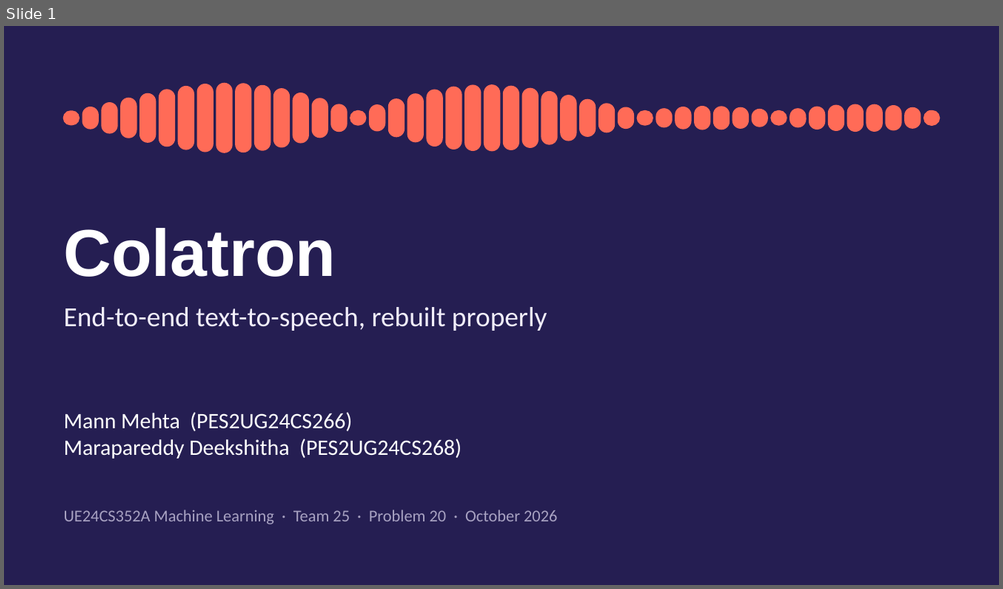
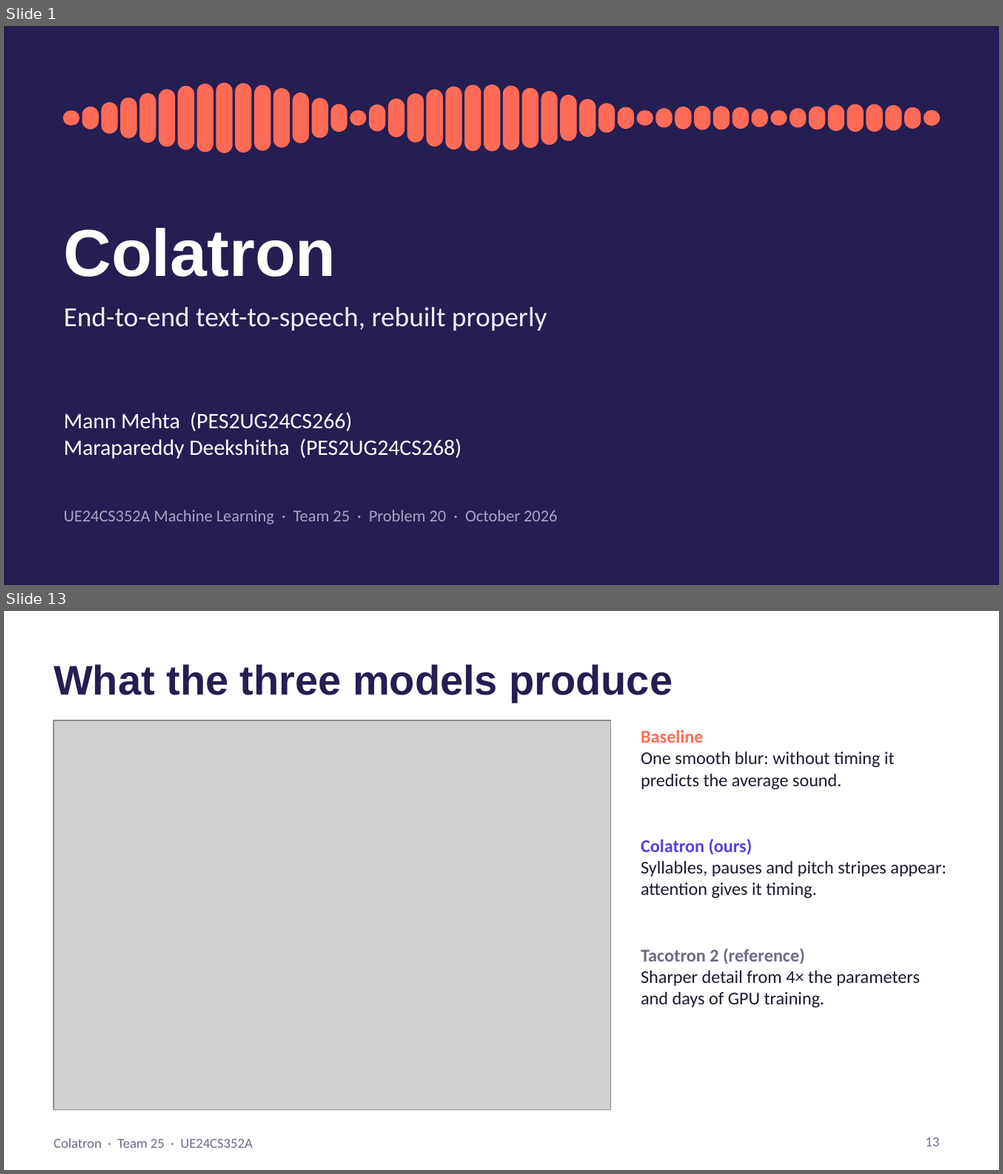
Before and after one commit to Mann0801/colatron-tts, a slide deck: report/Colatron_Slides.pptx. Shown one above the other, each under a label of ours: slide 1 before the commit, slides 1 and 13 after it; the slides between them are not shown. The pictures are 1003x589 and 1003x1174 pixels, drawn with LibreOffice and Linux fonts; fonts in the diff are those of the drawing; grey boxes stand for pictures. Boxes give left, top, right and bottom in pixels: in the first picture for what was removed or moved away, otherwise in the second. Text is boxed around its words. In the diff, an @@ line names an element or a change of style, - is before the commit and + after.

Commit message:
Add Colatron: seq2seq TTS with attention trained from scratch, intelligibility eval, final results
Colatron (src/models/colatron.py) is a Tacotron-style model with location-sensitive
attention, reduction factor 3 and a guided attention loss, trained from scratch on all
13,100 LJ Speech clips (step 5,000, 2.2 h: laptop CPU then a Colab T4 GPU).
eval/intelligibility.py scores every system with a wav2vec 2.0 recogniser: Colatron +
HiFi-GAN reaches 25% WER vs 100% for the no-attention baseline and 16% for the
pretrained Tacotron 2 reference. README, demo, slides and write-up updated.

```diff
--- a/report/Colatron_Slides.pptx
+++ b/report/Colatron_Slides.pptx
@@ slide 13 added at (x1=4, y1=611, x2=999, y2=1170), background #FFFFFF @@
@@ title added at (x1=54, y1=664, x2=673, y2=701), 30 pt, text #251E52, bold @@
+What the three models produce
@@ picture added at (x1=54, y1=721, x2=611, y2=1111) @@
@@ text added at (x1=640, y1=730, x2=894, y2=789), 13 pt, text #1C1A2E @@
+Baseline
+One smooth blur: without timing it predicts the average sound.
@@ text added at (x1=640, y1=839, x2=946, y2=898), 13 pt, text #1C1A2E @@
+Colatron (ours)
+Syllables, pauses and pitch stripes appear: attention gives it timing.
@@ text added at (x1=640, y1=948, x2=919, y2=1008), 13 pt, text #1C1A2E @@
+Tacotron 2 (reference)
+Sharper detail from 4× the parameters and days of GPU training.
@@ text added at (x1=54, y1=1139, x2=252, y2=1148), 10 pt, text #6E6A85 @@
+Colatron · Team 25 · UE24CS352A
@@ page number added at (x1=925, y1=1138, x2=939, y2=1147), 10 pt, text #6E6A85 @@
+13
```
Also in this commit, not shown: 9 slides changed, 3 other slides added, 3 slides removed, 40 other files.
